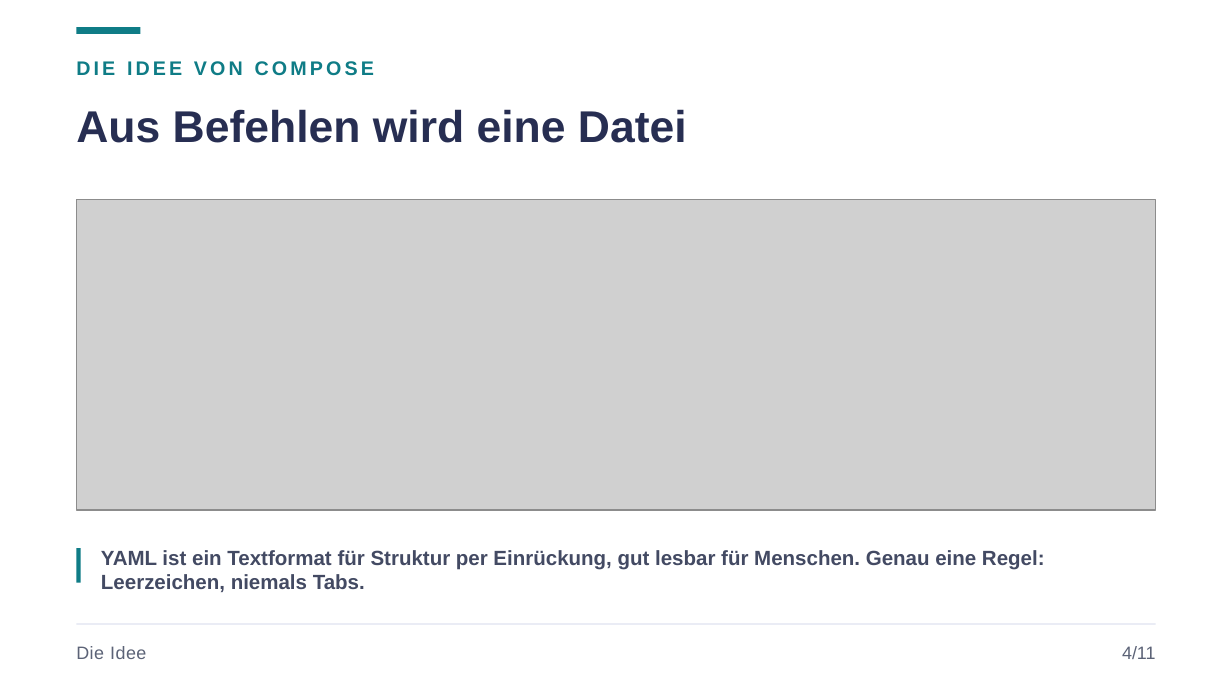
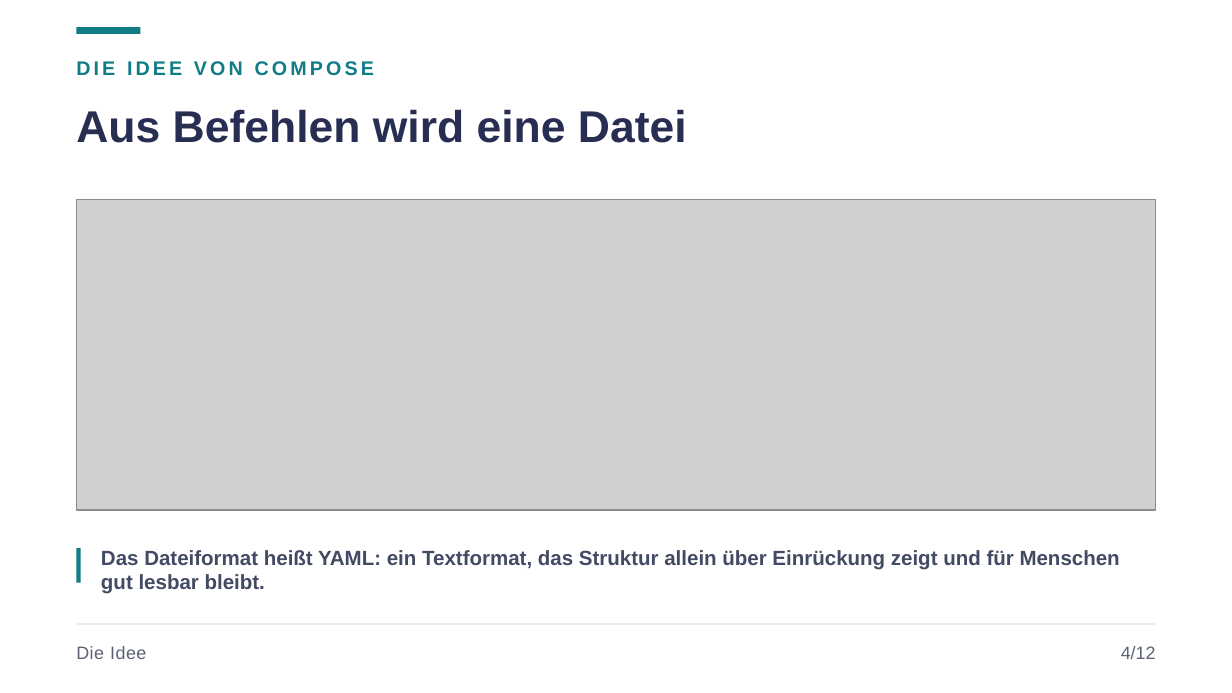
Before and after one commit to JacobMenge/kurs-unterlagen, a slide deck: slide 6 of folien/07-docker-compose.pptx. Drawn at 1232x693 pixels with LibreOffice and Linux fonts; fonts in the diff are those of the drawing; grey boxes stand for pictures. Boxes give left, top, right and bottom in pixels: in the first picture for what was removed or moved away, otherwise in the second. Text is boxed around its words. In the diff, an @@ line names an element or a change of style, - is before the commit and + after.

```diff
--- a/folien/07-docker-compose.pptx
+++ b/folien/07-docker-compose.pptx
@@ text at [101, 550, 1120, 594]: text changed @@
-YAML ist ein Textformat für Struktur per Einrückung, gut lesbar für Menschen. Genau eine Regel: Leerzeichen, niemals Tabs.
+Das Dateiformat heißt YAML: ein Textformat, das Struktur allein über Einrückung zeigt und für Menschen gut lesbar bleibt.
@@ text at [1121, 646, 1156, 659]: text changed @@
-4/11
+4/12
```
Also in this commit, not shown: 11 other slides changed, 1 slide added, 29 other files.
